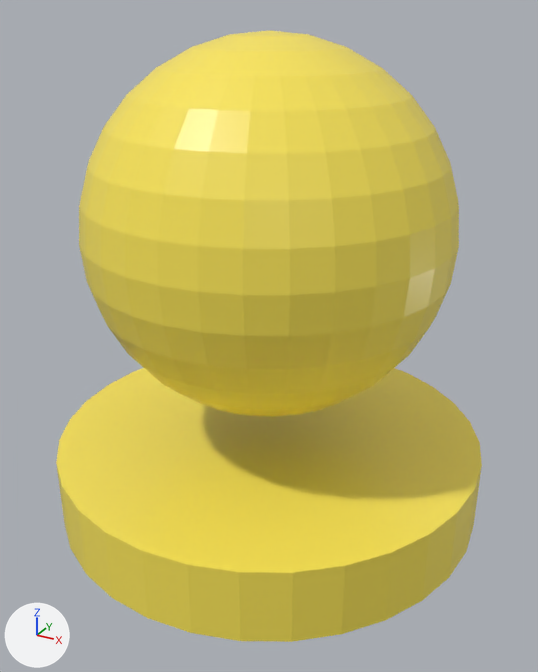
A saved change to the glTF model public/models/golden_idol.glb.
Rendered twice from a 50 mm camera at (0.227, -0.413, 0.332) aimed at (0.006, -0.011, 0.131). Every picture has the same lights, and +X, +Y and +Z are marked at lower left. The older version comes first.

The first picture shows 'Cilindro', 'Esfera UV'.
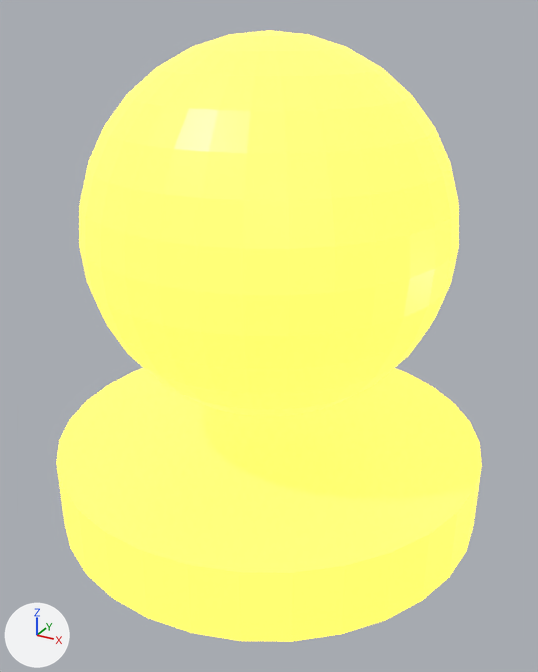
Boxes [x1, y1, x2, y2] around the edits, measured in the pictures (538 x 672 px):
'Esfera UV', recoloured, surface changed (lighter): [79, 30, 459, 416] in both
'Cilindro', recoloured, surface changed (lighter): [56, 368, 482, 642] in both

The change in detail:
In material 'PureGold' (mat_puregold), emission_color is now set to (1.0, 0.82, 0.1), yellow #ffea59.
In material 'PureGold' (mat_puregold), emission_strength is now set to 1.2.
